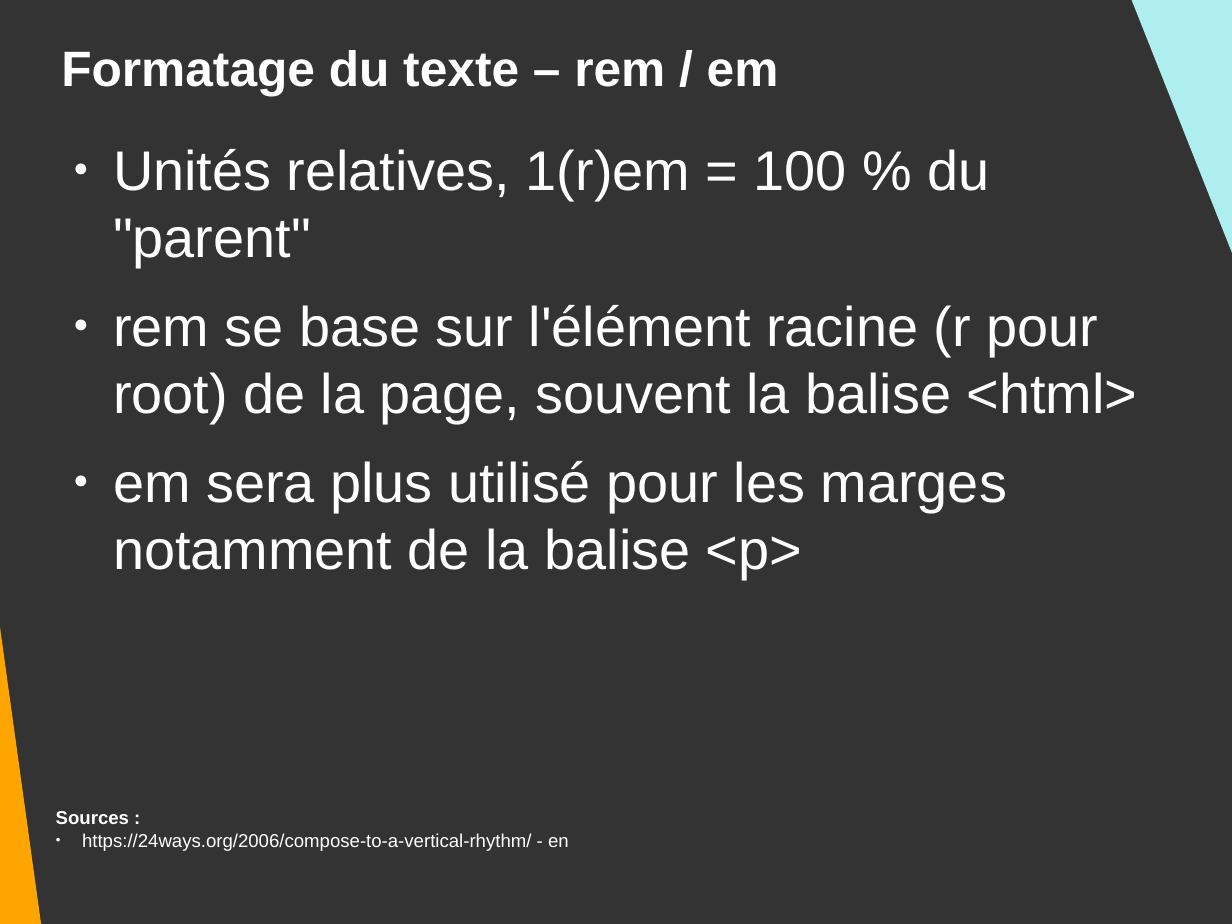
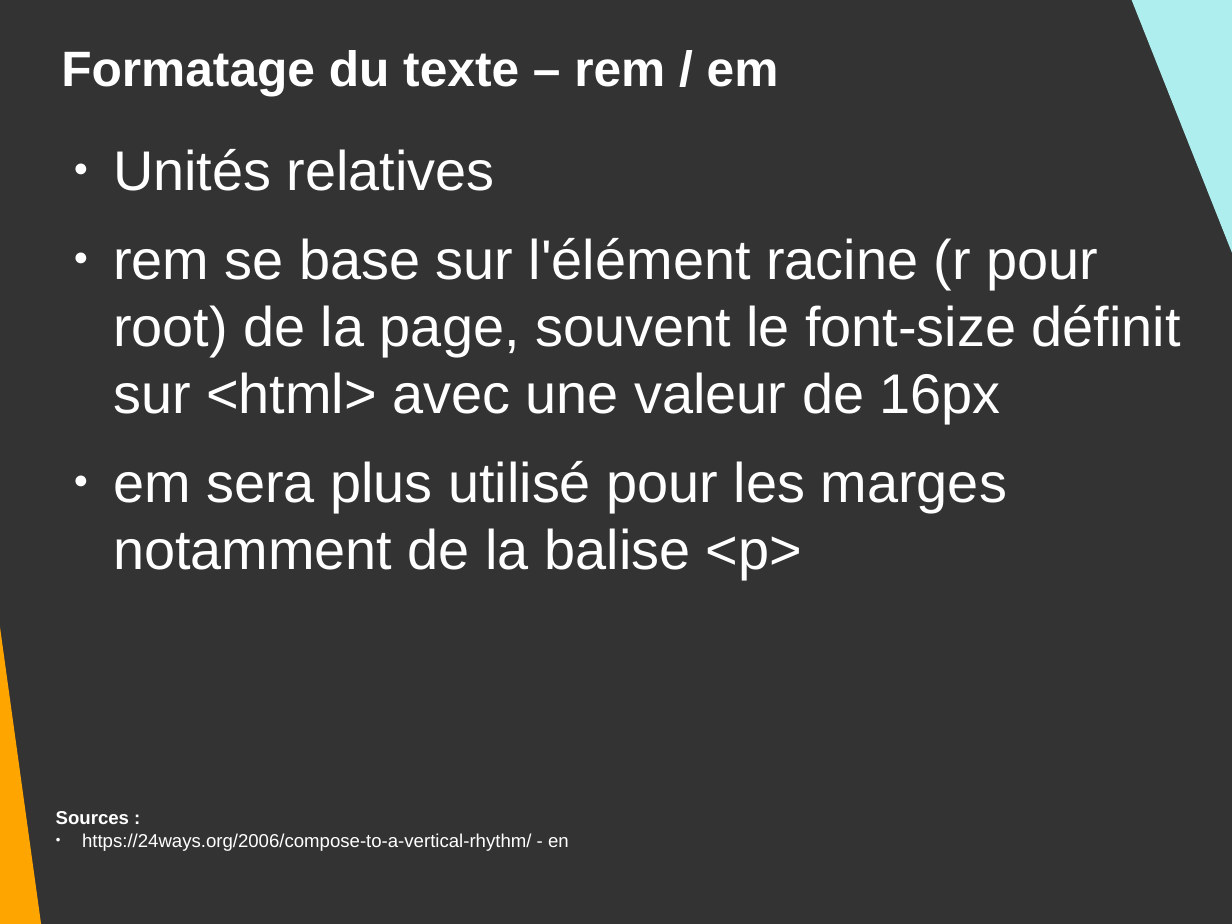
Before and after one commit to DanYellow/presentations, a slide deck: slide 13 of mmi/html/travaux-pratiques/numero-3/presentation.odp. Drawn at 1232x924 pixels with LibreOffice and Linux fonts; fonts in the diff are those of the drawing. Boxes give left, top, right and bottom in pixels: in the first picture for what was removed or moved away, otherwise in the second. Text is boxed around its words. In the diff, an @@ line names an element or a change of style, - is before the commit and + after.

```diff
--- a/mmi/html/travaux-pratiques/numero-3/presentation.odp
+++ b/mmi/html/travaux-pratiques/numero-3/presentation.odp
@@ text at [113,149,1181,423]: text changed @@
-● Unités relatives, 1(r)em = 100 % du "parent"
-● rem se base sur l'élément racine (r pour root) de la page, souvent la balise <html>
+● Unités relatives
+● rem se base sur l'élément racine (r pour root) de la page, souvent le font-size définit sur <html> avec une valeur de 16px
```
Also in this commit, not shown: 8 other slides changed, 16 slides added, 6 other files.
